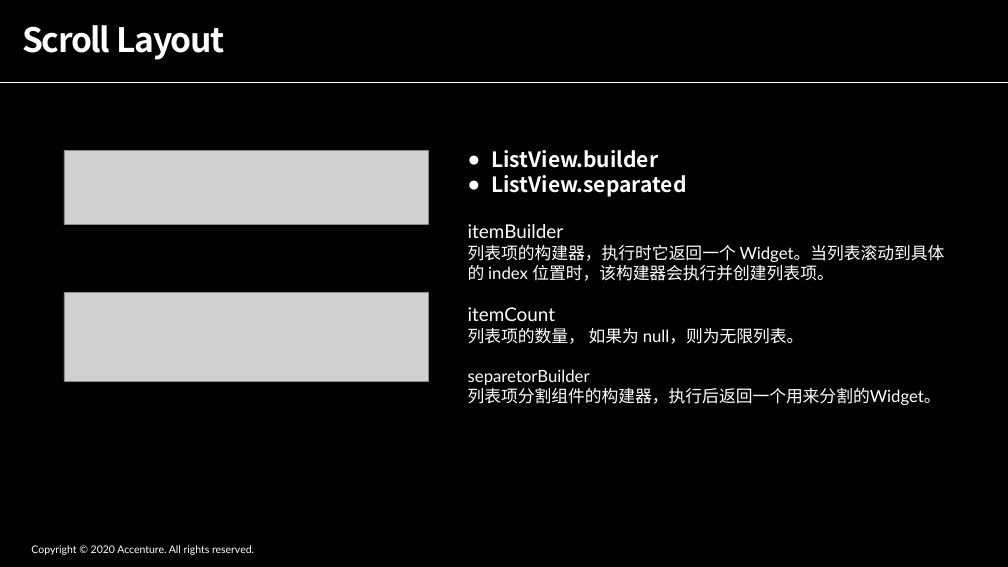
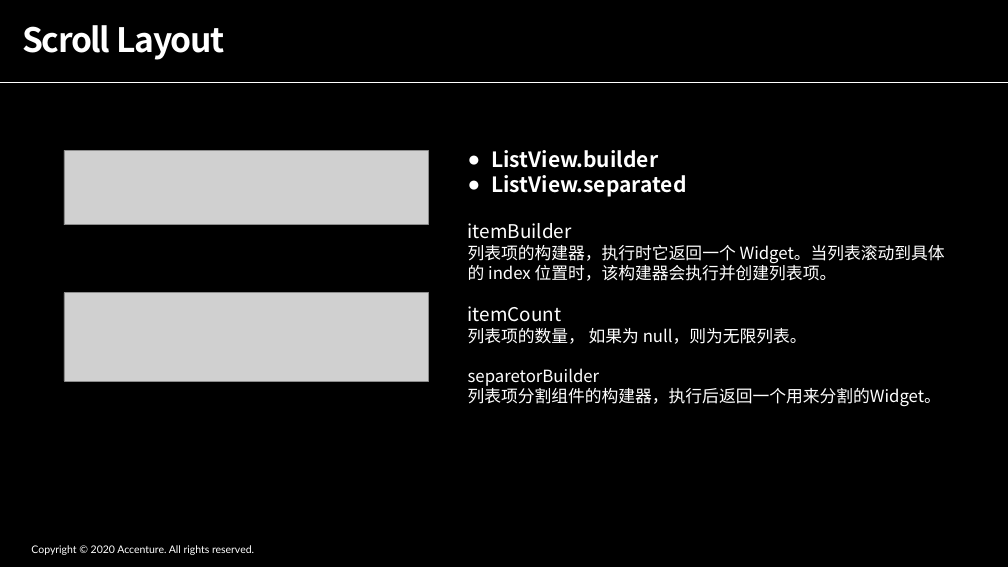
Before and after one commit to ShadowTricker/flutter_common, a slide deck: slide 10 of flutter_common.pptx. Drawn at 1008x567 pixels with LibreOffice and Linux fonts; fonts in the diff are those of the drawing; grey boxes stand for pictures. Boxes give left, top, right and bottom in pixels: in the first picture for what was removed or moved away, otherwise in the second. Text is boxed around its words. In the diff, an @@ line names an element or a change of style, - is before the commit and + after.

```diff
--- a/flutter_common.pptx
+++ b/flutter_common.pptx
@@ text at box(468, 223, 945, 406): font Lato to Noto Sans CJK SC in "itemBuilder", "列表项的构建器，执行时它返回一个 Widget。当列表滚动到具体的 index 位置时，该构建器会执行并创建列表项。", "itemCount", "列表项的数量， 如果为 null，则为无限列表。" and 2 more places @@
```
Also in this commit, not shown: 8 other slides changed, 7 other files.
